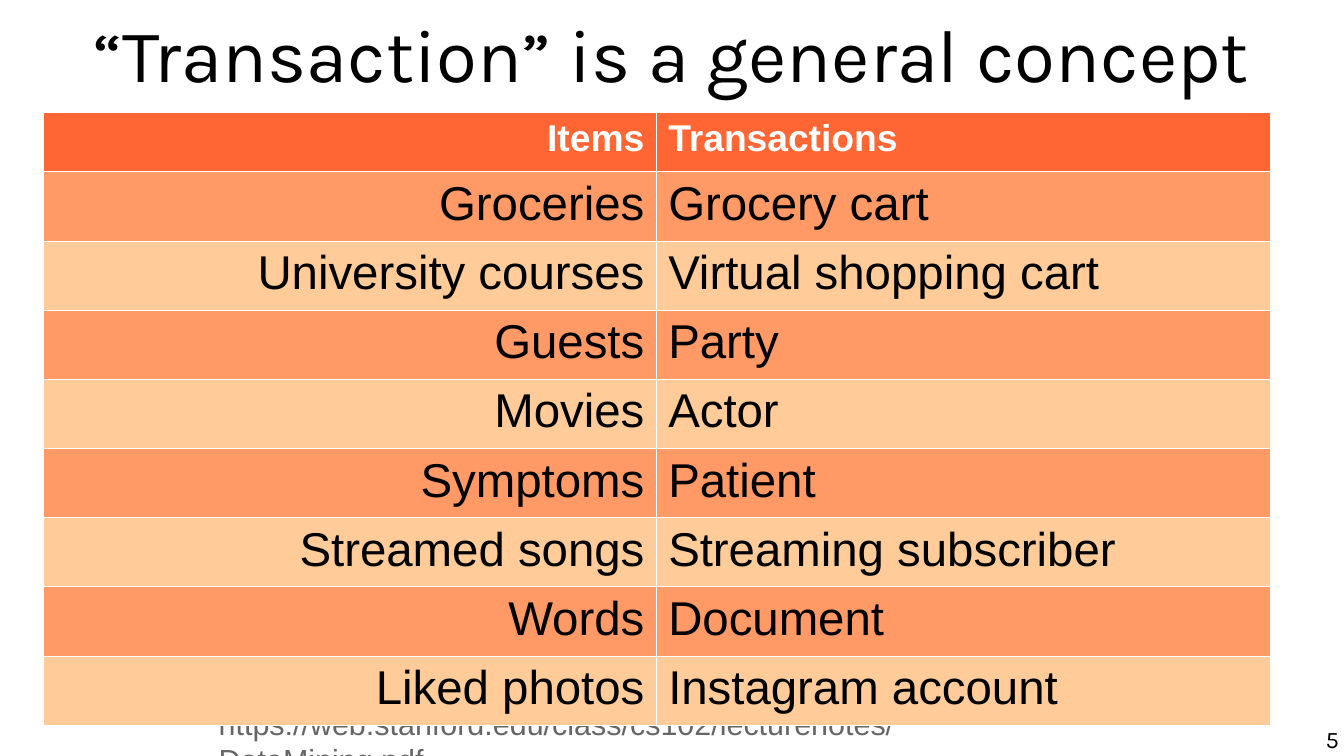
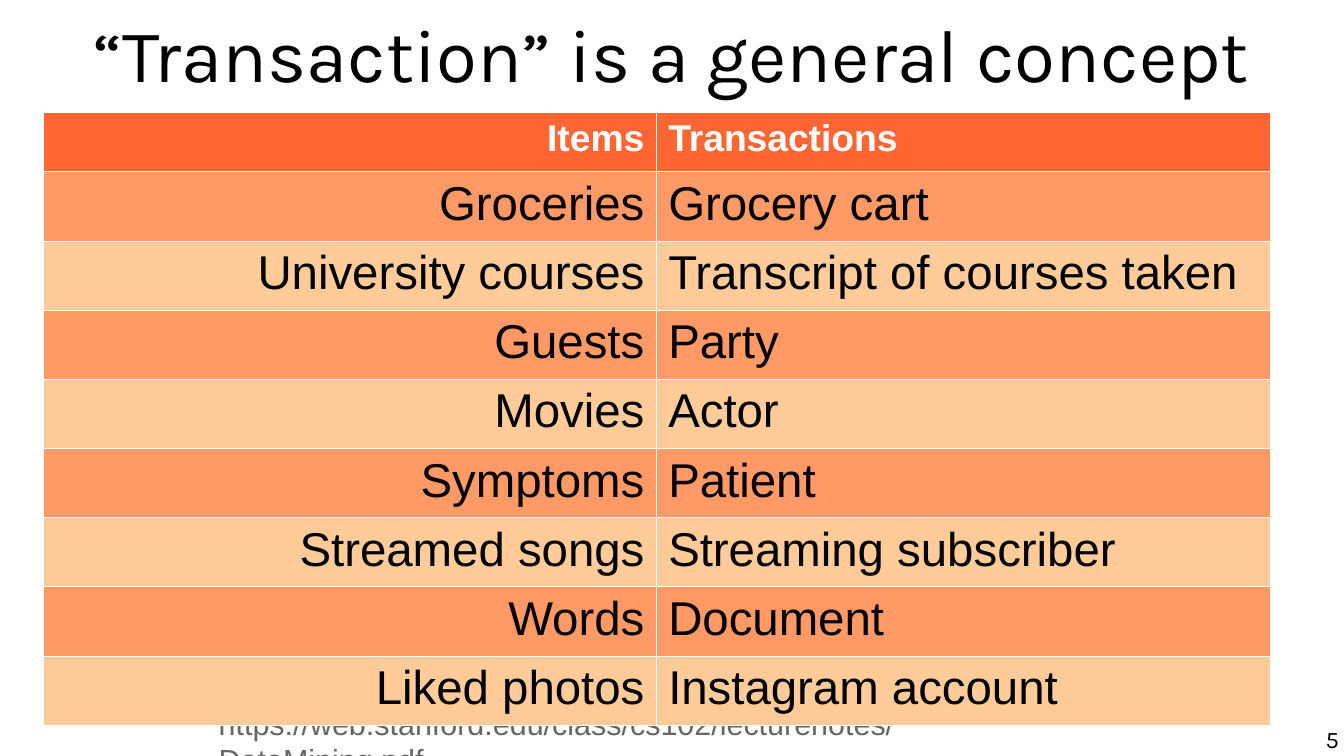
Before and after one commit to marco-calautti/data-mining-course, a slide deck: slide 5 of theory/tt05_itemsets.odp. Drawn at 1344x756 pixels with LibreOffice and Linux fonts; fonts in the diff are those of the drawing. Boxes give left, top, right and bottom in pixels: in the first picture for what was removed or moved away, otherwise in the second. Text is boxed around its words. In the diff, an @@ line names an element or a change of style, - is before the commit and + after.

```diff
--- a/theory/tt05_itemsets.odp
+++ b/theory/tt05_itemsets.odp
@@ table at (x1=43, y1=112, x2=1271, y2=718) @@
-row 3, column 2: Virtual shopping cart
+row 3, column 2: Transcript of courses taken
```
Also in this commit, not shown: 6 other slides changed, 3 other files.
